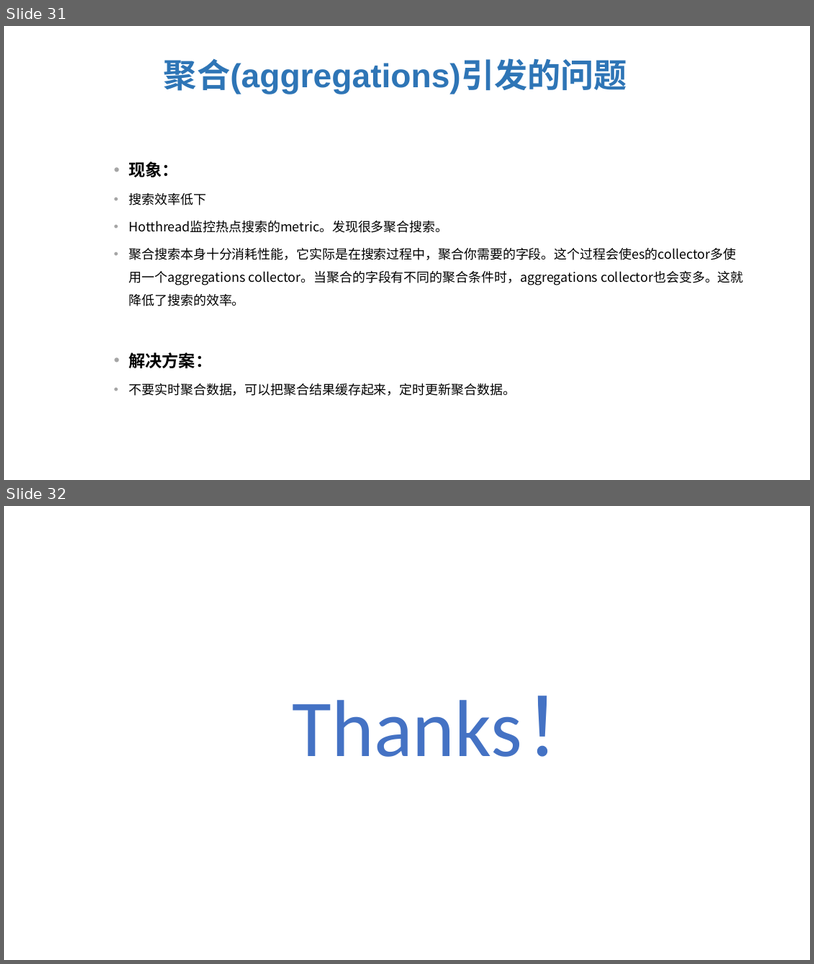
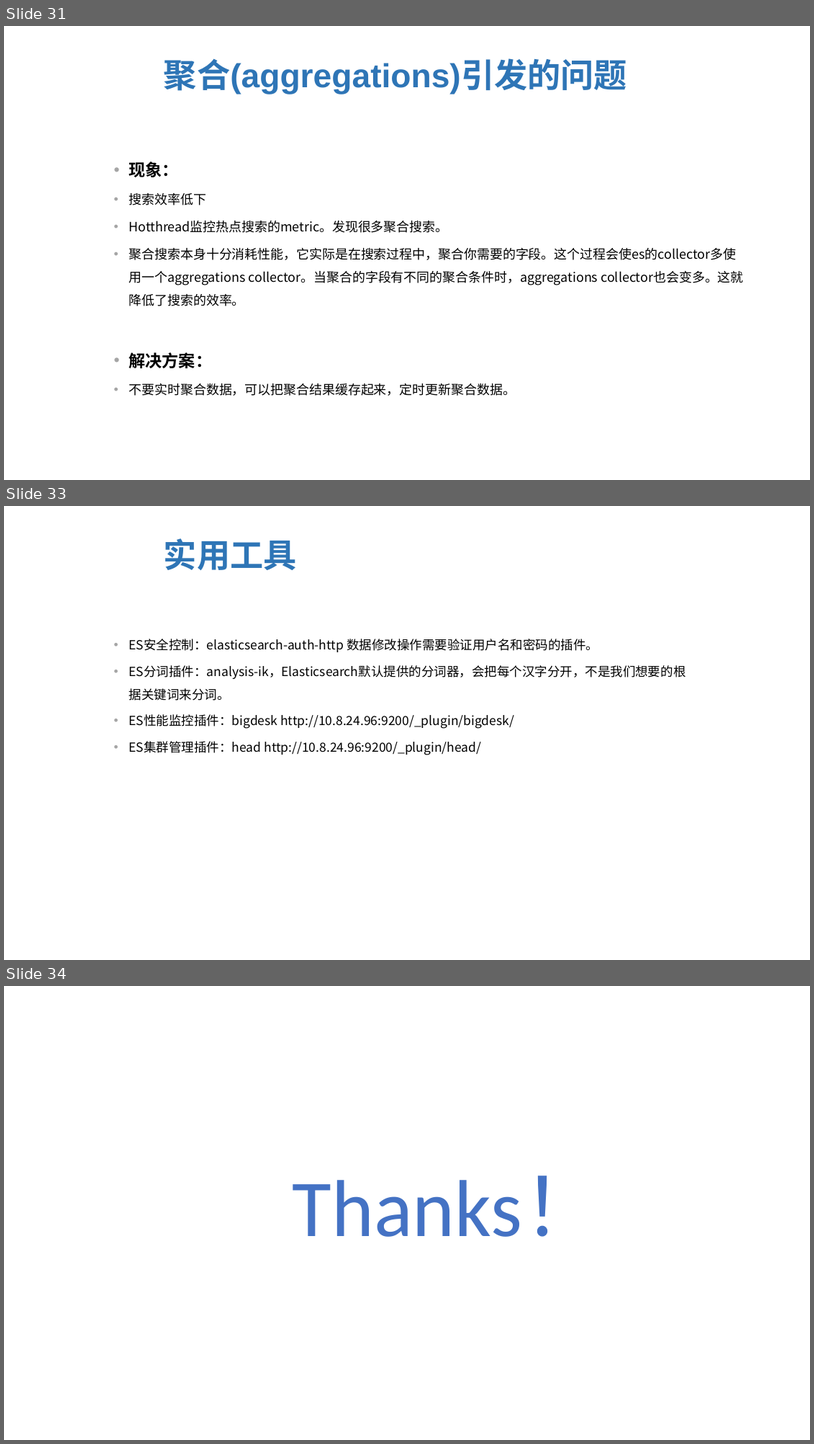
Before and after one commit to easonC/elastic-client, a slide deck: doc/Elasticsearch 技术分享.pptx. Shown one above the other, each under a label of ours: slides 31 and 32 before the commit, slides 31, 33 and 34 after it; the slides between them are not shown. The pictures are 814x964 and 814x1444 pixels, drawn with LibreOffice and Linux fonts; fonts in the diff are those of the drawing; background and template pictures are left out. Boxes give left, top, right and bottom in pixels: in the first picture for what was removed or moved away, otherwise in the second. Text is boxed around its words. In the diff, an @@ line names an element or a change of style, - is before the commit and + after.

```diff
--- a/doc/Elasticsearch 技术分享.pptx
+++ b/doc/Elasticsearch 技术分享.pptx
@@ slide 33 added at box(4, 506, 810, 960), background picture (left out) @@
@@ title added at box(164, 538, 297, 570), 39.6 pt, text #2E75B6, bold @@
+实用工具
@@ text added at box(129, 638, 687, 755), 15 pt, text #000000 @@
+• ES安全控制：elasticsearch-auth-http 数据修改操作需要验证用户名和密码的插件。
+• ES分词插件：analysis-ik，Elasticsearch默认提供的分词器，会把每个汉字分开，不是我们想要的根据关键词来分词。
+• ES性能监控插件：bigdesk http://10.8.24.96:9200/_plugin/bigdesk/
+• ES集群管理插件：head http://10.8.24.96:9200/_plugin/head/
@@ what was slide 32 is now slide 34 @@
```
Also in this commit, not shown: 1 other slide added, 1 other file.
